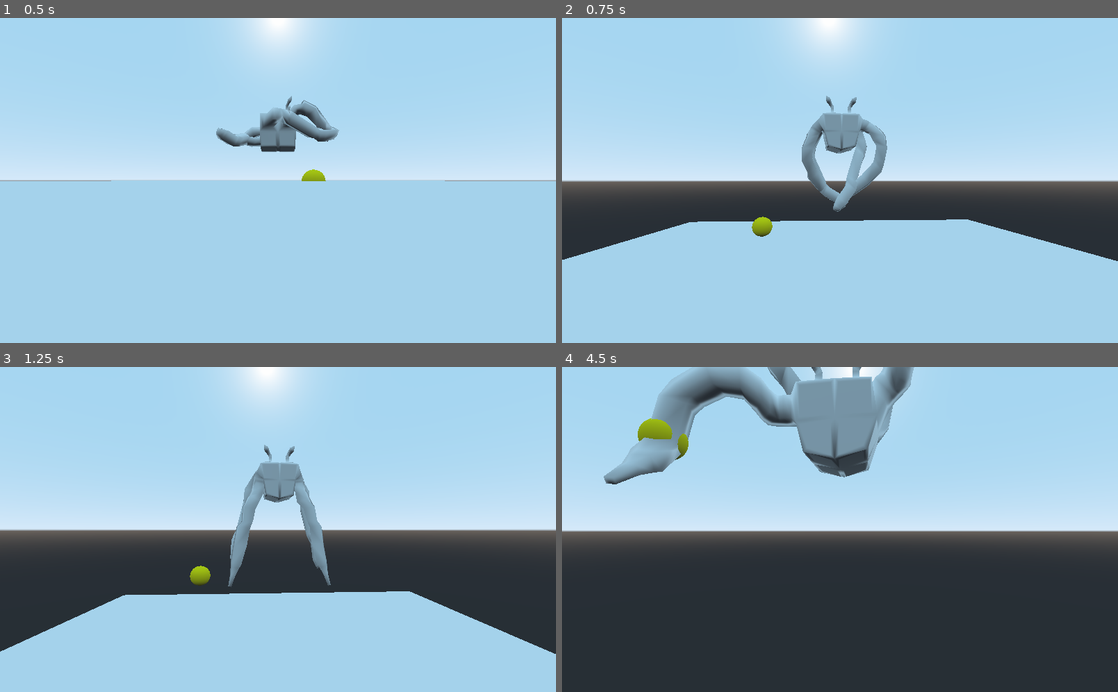
Above: before the commit, frames 1-4 (two rows, left to right).
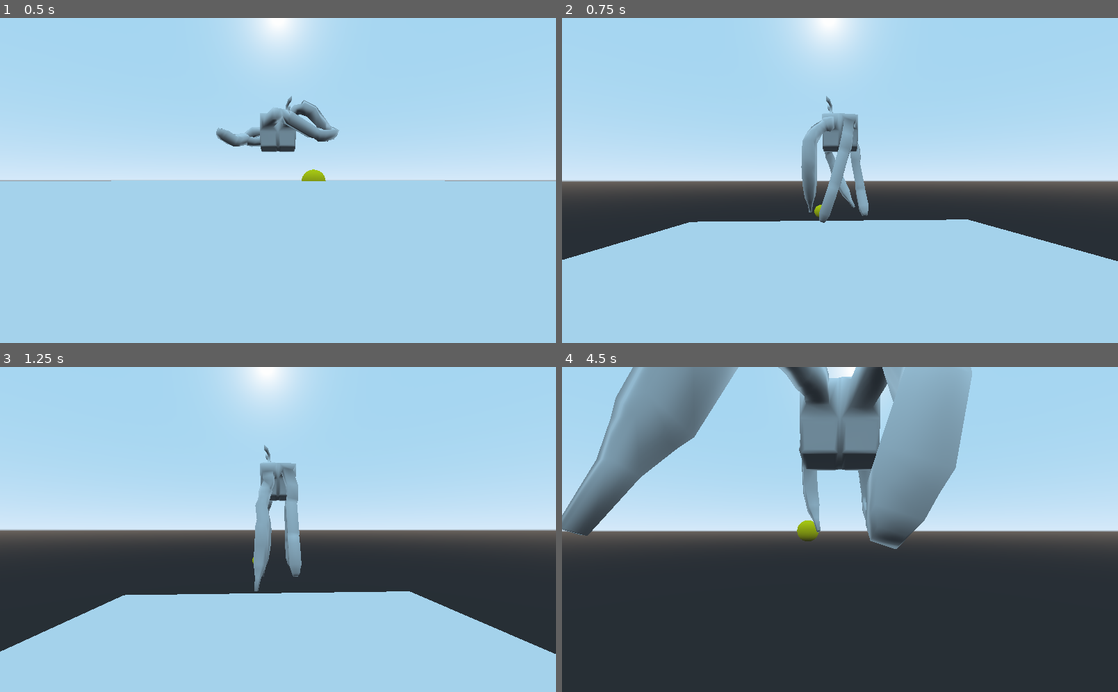
Above: after the commit, the same moments.

Repository: a-spectrum/godot-inverse-kinematic-spidery
Game: Godot game, scene res://scenes/rooms/main/main.tscn
The game is run twice, just before and just after one commit, with the same random seed, the same clock (stepped at 60 frames per second) and the same inputs.
Inputs (mouse positions are in pixels of both pictures, inside the frame that each line leads up to):
- Up to frame 1 (0.5 s): no input
- Up to frame 2 (0.75 s): tap Enter (ui_accept) at 0.5 s; move the mouse to (867, 180) at 0.52 s; hold Up (ui_up) from 0.53 s (still down)
- Up to frame 3 (1.25 s): keep holding Up (ui_up); tap Enter (ui_accept) at 0.77 s
- Up to frame 4 (4.5 s): keep holding Up (ui_up); move the mouse to (812, 529) at 1.27 s; tap Enter (ui_accept) at 1.52, 3.02, 3.77 s; move the mouse to (851, 523) at 2.02 s; move the mouse to (834, 536) at 2.77 s; move the mouse to (878, 532) at 3.52 s; move the mouse to (795, 526) at 4.27 s

Frame 1 is identical in both runs. In frame 2, 2.6% of the frame differs, in the area x 34-59%, y 23-68%; in frame 3, 3.3%; in frame 4, 18%, in the area x 0-74%, y 0-56%.

Commit message:
Update spidery.gd

Diff:
--- a/project/scenes/creatures/spidery/spidery.gd
+++ b/project/scenes/creatures/spidery/spidery.gd
@@ -6,9 +6,6 @@
 export var speed := 2.0
 export var jump_strength := 30.0
 export var gravity := 50
-
-onready var pointFL: Spatial = get_node("pointFL")
-onready var pointFR: Spatial = get_node("pointFR")
 
 var _velocity := Vector3.ZERO
 var _snap_vector := Vector3.DOWN
@@ -76,5 +73,5 @@
 	_velocity = move_and_slide_with_snap(_velocity, _snap_vector, Vector3.UP, true)
 
 	if _velocity.length() > 0.2:
-		var look_direction = Vector2(_velocity.x, _velocity.z)
+		var look_direction = Vector2(_velocity.z, _velocity.x)
 		_model.rotation.y = look_direction.angle()
